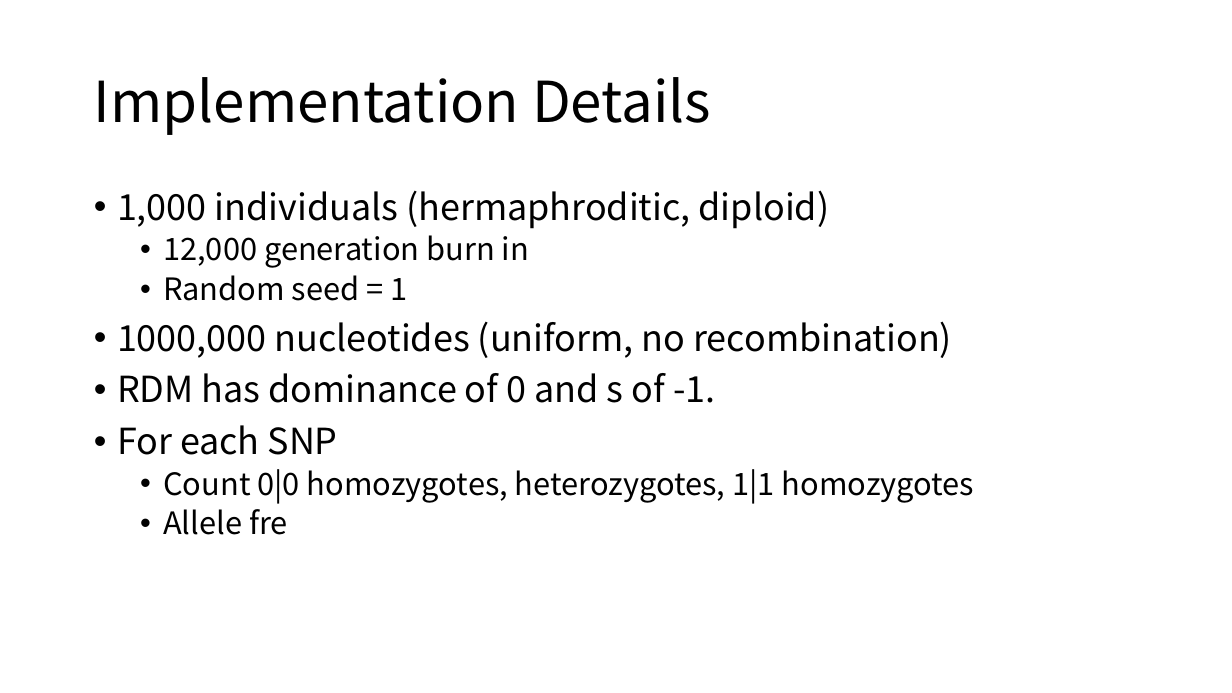
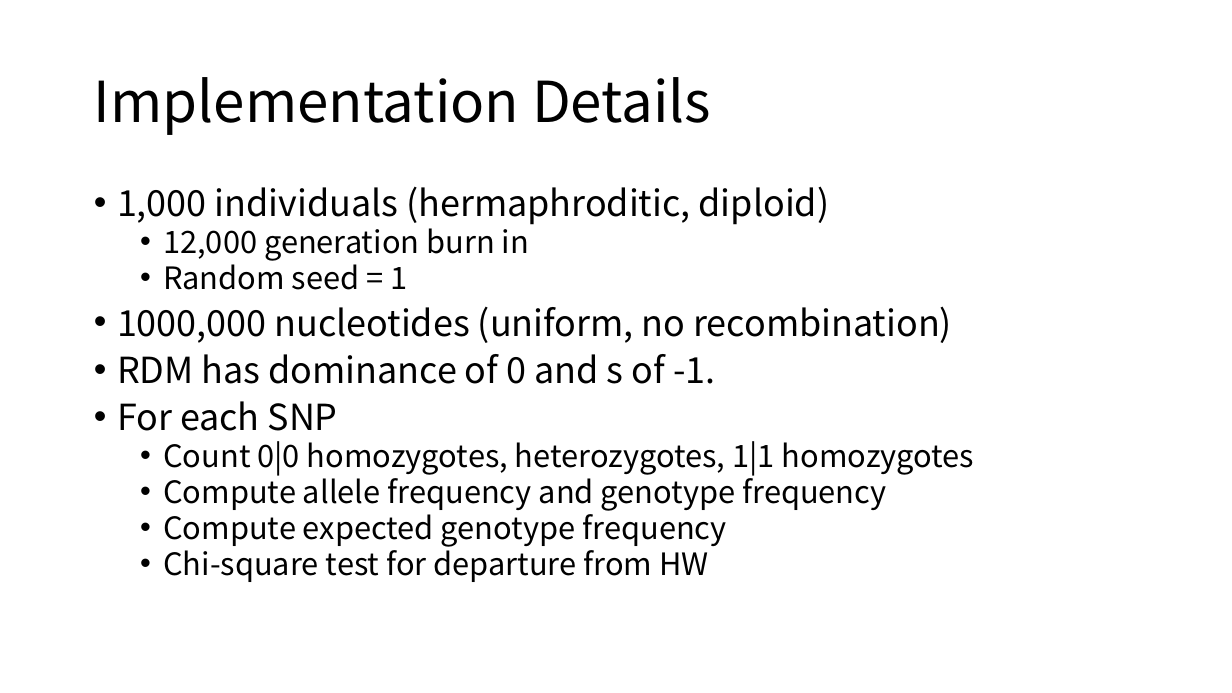
Before and after one commit to jon-mah/RDM_HW, a slide deck: slide 5 of Summary/20201007_RDM_HW_rotation_update.pptx (slide 4 before the commit). Drawn at 1232x693 pixels with LibreOffice and Linux fonts; fonts in the diff are those of the drawing. Boxes give left, top, right and bottom in pixels: in the first picture for what was removed or moved away, otherwise in the second. Text is boxed around its words. In the diff, an @@ line names an element or a change of style, - is before the commit and + after.

```diff
--- a/Summary/20201007_RDM_HW_rotation_update.pptx
+++ b/Summary/20201007_RDM_HW_rotation_update.pptx
@@ text at bbox=[117, 186, 975, 476]: line spacing 0.9 to 0.8 @@
@@ text at bbox=[163, 472, 886, 582]: text changed @@
-  • Allele fre
+  • Compute allele frequency and genotype frequency
+  • Compute expected genotype frequency
+  • Chi-square test for departure from HW
```
Also in this commit, not shown: 2 other slides changed, 2 slides added, 4 other files.
